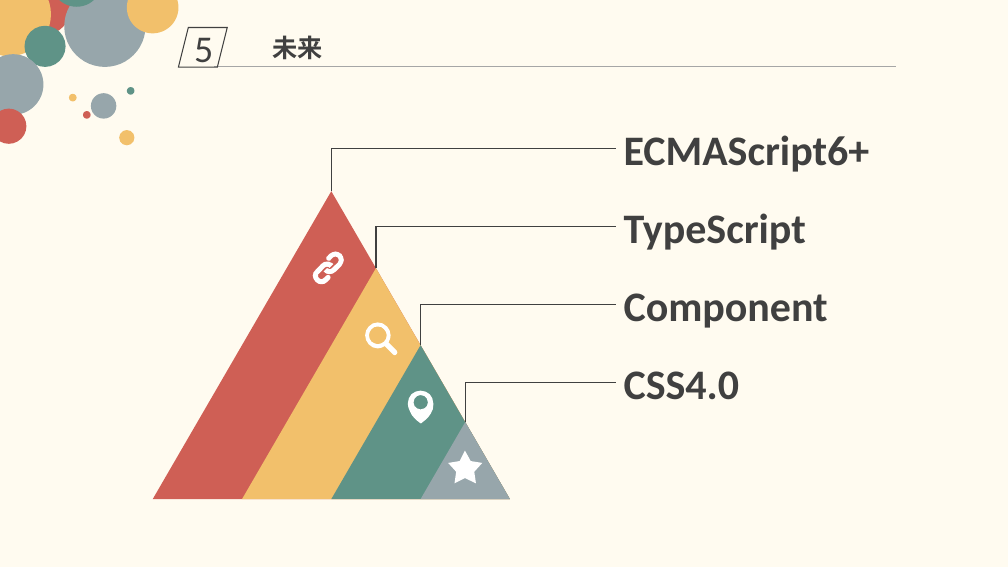
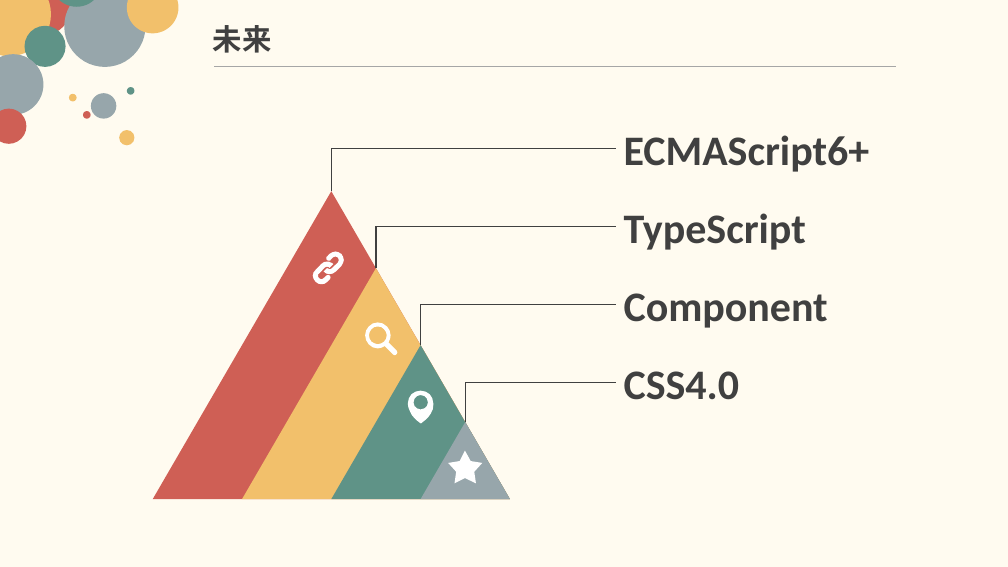
Before and after one commit to 007sair/007sair.github.io, a slide deck: slide 8 of demo/PPT/lc.pptx (slide 15 before the commit). Drawn at 1008x567 pixels with LibreOffice and Linux fonts; fonts in the diff are those of the drawing. Boxes give left, top, right and bottom in pixels: in the first picture for what was removed or moved away, otherwise in the second. Text is boxed around its words. In the diff, an @@ line names an element or a change of style, - is before the commit and + after.

```diff
--- a/demo/PPT/lc.pptx
+++ b/demo/PPT/lc.pptx
@@ parallelogram removed at (178, 27, 228, 67) @@
-5
@@ text "未来": place and size @@
-text "未来" at (273, 35, 323, 60)
+text "未来" at (213, 25, 272, 53)
@@ text "未来" at (213, 25, 272, 53): size 24 to 28 pt @@
```
Also in this commit, not shown: 3 other slides changed, 3 slides added, 31 slides removed, 3 other files.
